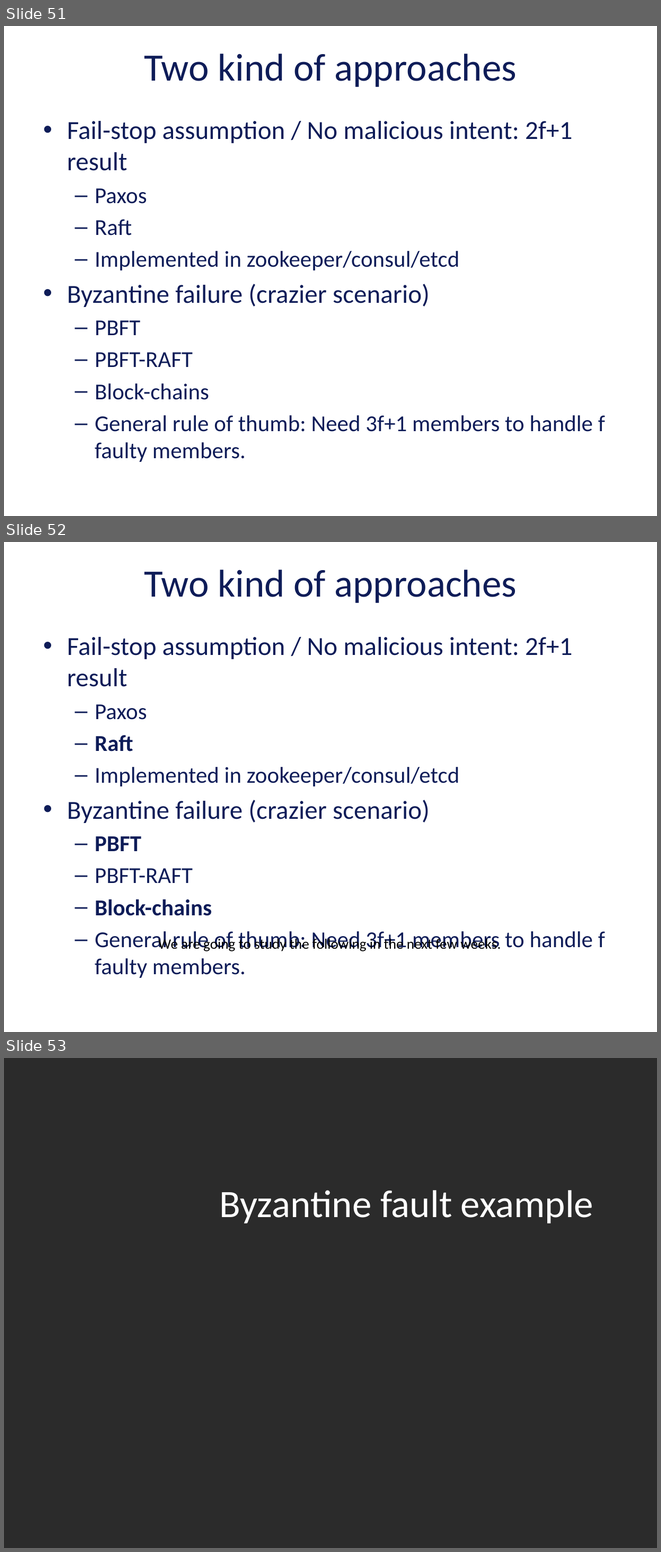
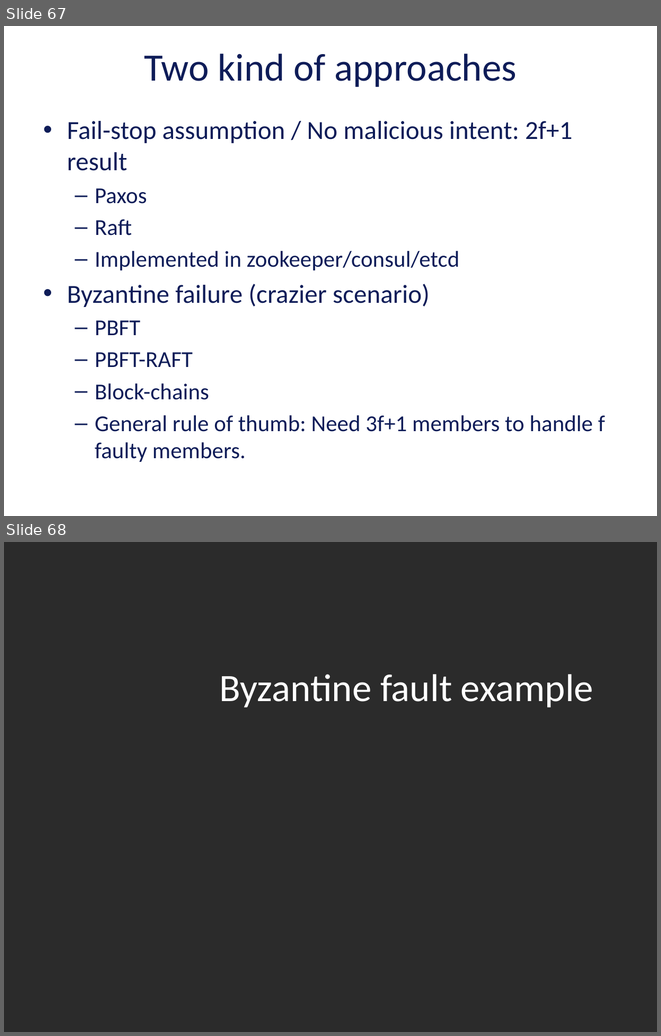
Before and after one commit to vu-resilient-distributed-systems/lectures-fall-2019, a slide deck: Module-5-AvoidingFailures/04_00_SoftwareFaultTolerance.pptx. Shown one above the other, each under a label of ours: slides 51, 52 and 53 before the commit, slides 67 and 68 after it. The pictures are 661x1552 and 661x1036 pixels, drawn with LibreOffice and Linux fonts; fonts in the diff are those of the drawing; background and template pictures are left out; a plain dark background stands for a picture behind light text. Boxes give left, top, right and bottom in pixels: in the first picture for what was removed or moved away, otherwise in the second. Text is boxed around its words. In the diff, an @@ line names an element or a change of style, - is before the commit and + after.

```diff
--- a/Module-5-AvoidingFailures/04_00_SoftwareFaultTolerance.pptx
+++ b/Module-5-AvoidingFailures/04_00_SoftwareFaultTolerance.pptx
@@ slide 52 removed at bbox=[4, 542, 657, 1032], background picture (left out) @@
@@ title removed at bbox=[144, 570, 517, 603] @@
-Two kind of approaches
@@ text removed at bbox=[67, 637, 605, 951] @@
-• Fail-stop assumption / No malicious intent: 2f+1 result
-  – Paxos
-  – Raft
-  – Implemented in zookeeper/consul/etcd
-• Byzantine failure (crazier scenario)
-  – PBFT
-  – PBFT-RAFT
-  – Block-chains
-  – General rule of thumb: Need 3f+1 members to handle f faulty members.
@@ text removed at bbox=[158, 936, 501, 952] @@
-We are going to study the following in the next few weeks.
@@ what was slide 51 is now slide 67 @@
@@ what was slide 53 is now slide 68 @@
```
Also in this commit, not shown: 4 slides changed, 16 slides added, 1 other slide removed, 2 other files.
